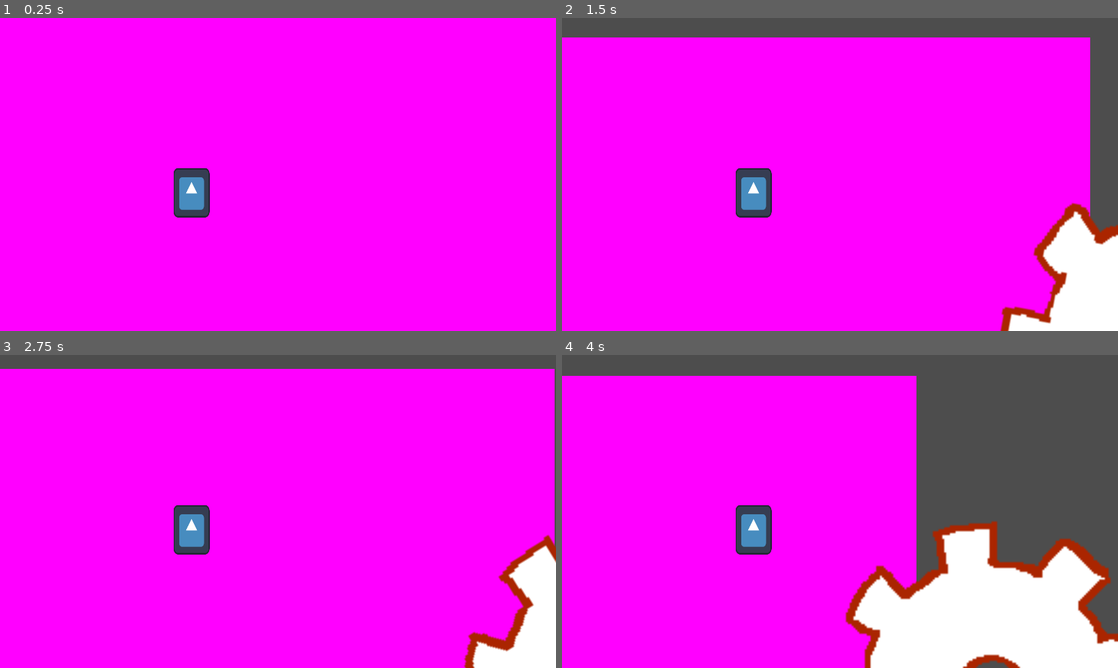
Above: before the commit, frames 1-4 (two rows, left to right).
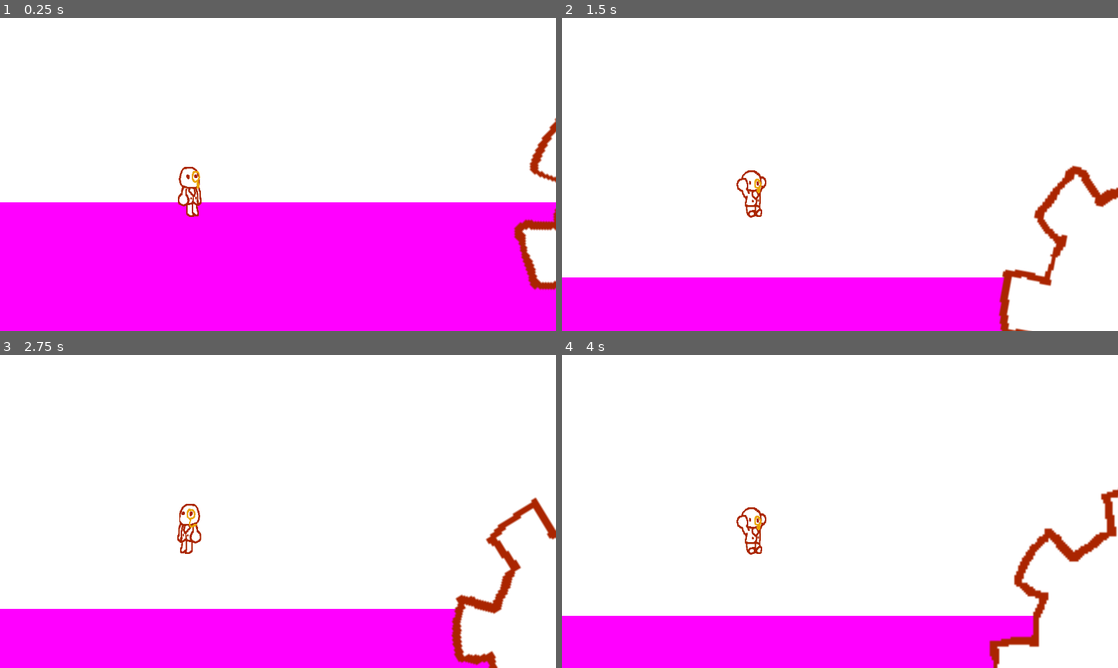
Above: after the commit, the same moments.

Repository: iarivera/HackNJIT-2024-Project
Game: Godot game, scene res://game.tscn
Two runs of this game, one before a commit and one after it. Both use one fixed random seed, a clock stepped at 60 frames per second and the inputs below. The engine's default icon, where the game draws it, is replaced by a stand-in: a white triangle on a blue panel in a dark square.
Inputs:
- Up to frame 1 (0.25 s): no input
- Up to frame 2 (1.5 s): hold D (move_right) from 0.53 s (still down); tap S (fast_fall) at 0.6 s; tap J (jump) at 0.77, 0.8, 1.07, 1.35 s
- Up to frame 3 (2.75 s): tap J (jump) at 1.52, 1.82, 2.3 s; tap S (fast_fall) at 1.55, 2.1 s; release D (move_right) at 2.03 s; hold A (move_left) from 2.03 s (still down)
- Up to frame 4 (4 s): release A (move_left) at 2.78 s; hold D (move_right) from 2.78 s (still down); tap S (fast_fall) at 2.85 s; tap J (jump) at 3.02, 3.32, 3.6, 3.77 s

The runs differ from the first frame. In frame 1, 61% of the frame differs, in the area x 0-100%, y 0-88%; in frame 2, 83%; in frame 3, 82%; in frame 4, 83%, in the area x 0-100%, y 0-100%.

Commit message:
animations added, and project exported

Diff:
--- a/untitled-steampunk-game/game.gd
+++ b/untitled-steampunk-game/game.gd
@@ -1,10 +1,13 @@
 extends Node2D
 
 var gear1
+var gear2
+var gear3
 # Called when the node enters the scene tree for the first time.
 func _ready() -> void:
 	gear1 = get_tree().current_scene.get_node("back_and_forth_gear")
-
+	gear2 = get_tree().current_scene.get_node("rotating_gear1")
+	gear3 = get_tree().current_scene.get_node("rotating_gear2")
 
 # Called every frame. 'delta' is the elapsed time since the previous frame.
 func _process(delta: float) -> void:
--- a/untitled-steampunk-game/game.tscn
+++ b/untitled-steampunk-game/game.tscn
@@ -1,14 +1,17 @@
-[gd_scene load_steps=7 format=3 uid="uid://jovaxxxf25v1"]
+[gd_scene load_steps=9 format=3 uid="uid://jovaxxxf25v1"]
 
 [ext_resource type="PackedScene" uid="uid://ctvidwgdybrfj" path="res://player.tscn" id="1_7odis"]
 [ext_resource type="Script" path="res://game.gd" id="1_ukjgc"]
 [ext_resource type="PackedScene" uid="uid://b3u8l5nnkqx70" path="res://back_and_forth_gear.tscn" id="3_t4arx"]
+[ext_resource type="PackedScene" uid="uid://c1ggo0cijva4t" path="res://rotating_gear.tscn" id="4_olhns"]
 
 [sub_resource type="PhysicsMaterial" id="PhysicsMaterial_x6bts"]
 
 [sub_resource type="WorldBoundaryShape2D" id="WorldBoundaryShape2D_wg6tc"]
 
-[sub_resource type="PlaceholderTexture2D" id="PlaceholderTexture2D_nfcg0"]
+[sub_resource type="CanvasTexture" id="CanvasTexture_mr25d"]
+
+[sub_resource type="PlaceholderTexture2D" id="PlaceholderTexture2D_fye8g"]
 
 [node name="Game" type="Node2D"]
 script = ExtResource("1_ukjgc")
@@ -21,9 +24,14 @@
 shape = SubResource("WorldBoundaryShape2D_wg6tc")
 
 [node name="Background" type="Sprite2D" parent="."]
-position = Vector2(366.529, -116)
-scale = Vector2(1629.06, 906)
-texture = SubResource("PlaceholderTexture2D_nfcg0")
+position = Vector2(1453.5, -311)
+scale = Vector2(3803, 1296)
+texture = SubResource("CanvasTexture_mr25d")
+
+[node name="Floor" type="Sprite2D" parent="."]
+position = Vector2(1454.25, 631)
+scale = Vector2(3808.5, 1296)
+texture = SubResource("PlaceholderTexture2D_fye8g")
 
 [node name="Player" parent="." instance=ExtResource("1_7odis")]
 position = Vector2(25, -63)
@@ -33,5 +41,13 @@
 zoom = Vector2(0.9, 0.9)
 
 [node name="back_and_forth_gear" parent="." instance=ExtResource("3_t4arx")]
-position = Vector2(1351, 144)
+position = Vector2(1162, 59)
 scale = Vector2(0.1, 0.1)
+
+[node name="rotating_gear1" parent="." instance=ExtResource("4_olhns")]
+position = Vector2(2138, 108)
+scale = Vector2(0.1, 0.1)
+
+[node name="rotating_gear2" parent="." instance=ExtResource("4_olhns")]
+position = Vector2(2653, -350)
+scale = Vector2(0.1, 0.1)
--- a/untitled-steampunk-game/player.gd
+++ b/untitled-steampunk-game/player.gd
@@ -1,9 +1,10 @@
 extends CharacterBody2D
 
-var SPEED = 400
+var SPEED = 200
 var JUMP = -600
-var FALL = 200
+var FALL = 300
 var screen_size
+var state = 0
 @onready var game = get_tree().get_root().get_node("Game")
 # Called when the node enters the scene tree for the first time.
 func _ready() -> void:
@@ -13,14 +14,35 @@
 func _process(delta: float) -> void:
 	if not is_on_floor():
 		velocity += get_gravity() * delta
+	if Input.is_action_just_pressed("jump") and is_on_floor():
+		velocity.y = JUMP
 	if Input.is_action_just_pressed("fast_fall") and not is_on_floor():
 		velocity.y = FALL
-	if Input.is_action_just_pressed("jump") and is_on_floor():
-		velocity.y = JUMP
 
-	var direction := Input.get_axis("move_left", "move_right")
-	if direction:
-		velocity.x = direction * SPEED
-	else:
-		velocity.x = move_toward(velocity.x, 0, SPEED)
+	if not is_on_floor():
+		if velocity.y > 0 and velocity.x > 0:
+			$AnimatedSprite2D.play("fall_right")
+		elif velocity.y > 0 and velocity.x < 0:
+			$AnimatedSprite2D.play("fall_left")
+		elif velocity.y < 0 and velocity.x > 0:
+			$AnimatedSprite2D.play("jump_right")
+		elif velocity.y < 0 and velocity.x < 0:
+			$AnimatedSprite2D.play("jump_left")
+
+	if is_on_floor():
+		var direction := Input.get_axis("move_left", "move_right")
+		if direction:
+			velocity.x = direction * SPEED
+			if velocity.x > 0:
+				$AnimatedSprite2D.play("run_right")
+				state = 0
+			else:
+				$AnimatedSprite2D.play("run_left")
+				state = 1
+		else:
+			velocity.x = move_toward(velocity.x, 0, SPEED)
+			if state == 0:
+				$AnimatedSprite2D.play("idle_right")
+			else:
+				$AnimatedSprite2D.play("idle_left")
 	move_and_slide()
--- a/untitled-steampunk-game/player.tscn
+++ b/untitled-steampunk-game/player.tscn
@@ -1,21 +1,141 @@
-[gd_scene load_steps=4 format=3 uid="uid://ctvidwgdybrfj"]
+[gd_scene load_steps=20 format=3 uid="uid://ctvidwgdybrfj"]
 
-[ext_resource type="Texture2D" uid="uid://nn43f0g13cck" path="res://icon.svg" id="1_acl7a"]
 [ext_resource type="Script" path="res://player.gd" id="1_hfprt"]
+[ext_resource type="Texture2D" uid="uid://duuchofrt1jtu" path="res://art/IdleR3.png" id="2_7kw1o"]
+[ext_resource type="Texture2D" uid="uid://dt5wer0aitrfu" path="res://art/JumpL2.png" id="2_b6yuo"]
+[ext_resource type="Texture2D" uid="uid://bxk3n2oi7t0hf" path="res://art/JumpR2.png" id="3_2mf80"]
+[ext_resource type="Texture2D" uid="uid://dfqrwy776a47l" path="res://art/IdleL1.png" id="4_rgtup"]
+[ext_resource type="Texture2D" uid="uid://s3guwmsx2gdm" path="res://art/IdleL2.png" id="5_xmvqj"]
+[ext_resource type="Texture2D" uid="uid://c2y03cbxllr04" path="res://art/IdleL3.png" id="6_wwwv0"]
+[ext_resource type="Texture2D" uid="uid://gl2ub76pi6sc" path="res://art/IdleR2.png" id="8_cmg1r"]
+[ext_resource type="Texture2D" uid="uid://bfs3qb0qoakki" path="res://art/IdleR1.png" id="9_tb0yu"]
+[ext_resource type="Texture2D" uid="uid://ciovugyrdii4p" path="res://art/JumpL1.png" id="10_ornq7"]
+[ext_resource type="Texture2D" uid="uid://oovbrk0m0xxl" path="res://art/JumpR1.png" id="11_5us0b"]
+[ext_resource type="Texture2D" uid="uid://di3xxei7nmslx" path="res://art/RunL1.png" id="12_rhd8e"]
+[ext_resource type="Texture2D" uid="uid://e144ior61xcq" path="res://art/RunL2.png" id="13_jpybu"]
+[ext_resource type="Texture2D" uid="uid://bkv5fbp34342n" path="res://art/RunL3.png" id="14_7i7jj"]
+[ext_resource type="Texture2D" uid="uid://bp1ec6bm20l20" path="res://art/RunR1.png" id="15_gdf7e"]
+[ext_resource type="Texture2D" uid="uid://bb1gwgnijt2rv" path="res://art/RunR2.png" id="16_0vv3v"]
+[ext_resource type="Texture2D" uid="uid://dgajnn1iypy" path="res://art/RunR3.png" id="17_tnv7v"]
+
+[sub_resource type="SpriteFrames" id="SpriteFrames_5dp5b"]
+animations = [{
+"frames": [{
+"duration": 1.0,
+"texture": ExtResource("2_b6yuo")
+}],
+"loop": true,
+"name": &"fall_left",
+"speed": 5.0
+}, {
+"frames": [{
+"duration": 1.0,
+"texture": ExtResource("3_2mf80")
+}],
+"loop": true,
+"name": &"fall_right",
+"speed": 5.0
+}, {
+"frames": [{
+"duration": 1.0,
+"texture": ExtResource("4_rgtup")
+}, {
+"duration": 1.0,
+"texture": ExtResource("5_xmvqj")
+}, {
+"duration": 1.0,
+"texture": ExtResource("6_wwwv0")
+}, {
+"duration": 1.0,
+"texture": ExtResource("5_xmvqj")
+}],
+"loop": true,
+"name": &"idle_left",
+"speed": 2.0
+}, {
+"frames": [{
+"duration": 1.0,
+"texture": ExtResource("2_7kw1o")
+}, {
+"duration": 1.0,
+"texture": ExtResource("8_cmg1r")
+}, {
+"duration": 1.0,
+"texture": ExtResource("9_tb0yu")
+}, {
+"duration": 1.0,
+"texture": ExtResource("8_cmg1r")
+}],
+"loop": true,
+"name": &"idle_right",
+"speed": 2.0
+}, {
+"frames": [{
+"duration": 2.0,
+"texture": ExtResource("10_ornq7")
+}],
+"loop": true,
+"name": &"jump_left",
+"speed": 5.0
+}, {
+"frames": [{
+"duration": 2.0,
+"texture": ExtResource("11_5us0b")
+}],
+"loop": true,
+"name": &"jump_right",
+"speed": 5.0
+}, {
+"frames": [{
+"duration": 1.0,
+"texture": ExtResource("12_rhd8e")
+}, {
+"duration": 1.0,
+"texture": ExtResource("13_jpybu")
+}, {
+"duration": 1.0,
+"texture": ExtResource("14_7i7jj")
+}, {
+"duration": 1.0,
+"texture": ExtResource("12_rhd8e")
+}],
+"loop": true,
+"name": &"run_left",
+"speed": 2.0
+}, {
+"frames": [{
+"duration": 1.0,
+"texture": ExtResource("15_gdf7e")
+}, {
+"duration": 1.0,
+"texture": ExtResource("16_0vv3v")
+}, {
+"duration": 1.0,
+"texture": ExtResource("15_gdf7e")
+}, {
+"duration": 1.0,
+"texture": ExtResource("17_tnv7v")
+}],
+"loop": true,
+"name": &"run_right",
+"speed": 2.0
+}]
 
 [sub_resource type="CapsuleShape2D" id="CapsuleShape2D_or1gh"]
 radius = 51.1111
-height = 133.333
+height = 115.556
 
 [node name="Player" type="CharacterBody2D"]
 script = ExtResource("1_hfprt")
 
-[node name="AnimatedSprite2D" type="Sprite2D" parent="."]
-position = Vector2(1, -8)
-scale = Vector2(0.652344, 0.886719)
-texture = ExtResource("1_acl7a")
+[node name="AnimatedSprite2D" type="AnimatedSprite2D" parent="."]
+position = Vector2(78, 64)
+scale = Vector2(1.075, 1.35714)
+sprite_frames = SubResource("SpriteFrames_5dp5b")
+animation = &"jump_right"
+frame_progress = 0.244023
 
 [node name="CollisionShape2D" type="CollisionShape2D" parent="."]
-position = Vector2(1, -10)
+position = Vector2(1, -3)
 scale = Vector2(0.9, 0.9)
 shape = SubResource("CapsuleShape2D_or1gh")
--- a/untitled-steampunk-game/project.godot
+++ b/untitled-steampunk-game/project.godot
@@ -32,14 +32,14 @@
 "events": [Object(InputEventKey,"resource_local_to_scene":false,"resource_name":"","device":-1,"window_id":0,"alt_press …(192 unchanged characters)…
 ]
 }
+fast_fall={
+"deadzone": 0.5,
+"events": [Object(InputEventKey,"resource_local_to_scene":false,"resource_name":"","device":-1,"window_id":0,"alt_pressed":false,"shift_pressed":false,"ctrl_pressed":false,"meta_pressed":false,"pressed":false,"keycode":0,"physical_keycode":83,"key_label":0,"unicode":115,"location":0,"echo":false,"script":null)
+]
+}
 jump={
 "deadzone": 0.5,
 "events": [Object(InputEventKey,"resource_local_to_scene":false,"resource_name":"","device":-1,"window_id":0,"alt_press …(192 unchanged characters)…
-]
-}
-fast_fall={
-"deadzone": 0.5,
-"events": [Object(InputEventKey,"resource_local_to_scene":false,"resource_name":"","device":-1,"window_id":0,"alt_pressed":false,"shift_pressed":false,"ctrl_pressed":false,"meta_pressed":false,"pressed":false,"keycode":0,"physical_keycode":83,"key_label":0,"unicode":115,"location":0,"echo":false,"script":null)
 ]
 }
 shoot={
--- a/untitled-steampunk-game/rotating_gear.tscn
+++ b/untitled-steampunk-game/rotating_gear.tscn
@@ -17,16 +17,16 @@
 tracks/0/interp = 1
 tracks/0/loop_wrap = true
 tracks/0/keys = {
-"times": PackedFloat32Array(0),
+"times": PackedFloat32Array(1),
 "transitions": PackedFloat32Array(1),
 "update": 0,
-"values": [0.0]
+"values": [6.28319]
 }
 
 [sub_resource type="Animation" id="Animation_ieso1"]
 resource_name = "Rotation"
-length = 5.0
-loop_mode = 2
+length = 3.0
+loop_mode = 1
 tracks/0/type = "value"
 tracks/0/imported = false
 tracks/0/enabled = true
@@ -34,10 +34,10 @@
 tracks/0/interp = 1
 tracks/0/loop_wrap = true
 tracks/0/keys = {
-"times": PackedFloat32Array(0.966667, 3, 4.93333),
-"transitions": PackedFloat32Array(1, 1, 1),
+"times": PackedFloat32Array(0, 3),
+"transitions": PackedFloat32Array(1, 1),
 "update": 0,
-"values": [2.35619, 6.28319, 6.28319]
+"values": [0.0, 6.28319]
 }
 
 [sub_resource type="AnimationLibrary" id="AnimationLibrary_1gheo"]
@@ -46,9 +46,10 @@
 "Rotation": SubResource("Animation_ieso1")
 }
 
-[node name="GearPlat" type="Node2D"]
+[node name="rotating_gear" type="Node2D"]
 
 [node name="GearAnim" type="AnimatableBody2D" parent="."]
+rotation = 6.28319
 
 [node name="Sprite2D" type="Sprite2D" parent="GearAnim"]
 position = Vector2(13251, 9741)
@@ -103,3 +104,4 @@
 libraries = {
 "": SubResource("AnimationLibrary_1gheo")
 }
+autoplay = "Rotation"
Not shown, added: untitled-steampunk-game/art/IdleL1.png.import
Not shown, added: untitled-steampunk-game/art/IdleL2.png.import
Not shown, added: untitled-steampunk-game/art/IdleL3.png.import
Not shown, added: untitled-steampunk-game/art/IdleR1.png.import
Not shown, added: untitled-steampunk-game/art/IdleR2.png.import
Not shown, added: untitled-steampunk-game/art/IdleR3.png.import
Not shown, added: untitled-steampunk-game/art/JumpL1.png.import
Not shown, added: untitled-steampunk-game/art/JumpL2.png.import
Not shown, added: untitled-steampunk-game/art/JumpR1.png.import
Not shown, added: untitled-steampunk-game/art/JumpR2.png.import
Not shown, added: untitled-steampunk-game/art/RunL1.png.import
Not shown, added: untitled-steampunk-game/art/RunL2.png.import
(and 10 more such lines)
